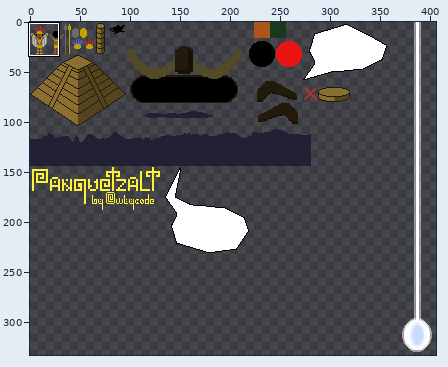
A sprite sheet gets an edit: Assets/spritesheet.png. The first picture is a wide view before the edit; the outline marks the close-up.
Close-up. Before the edit:
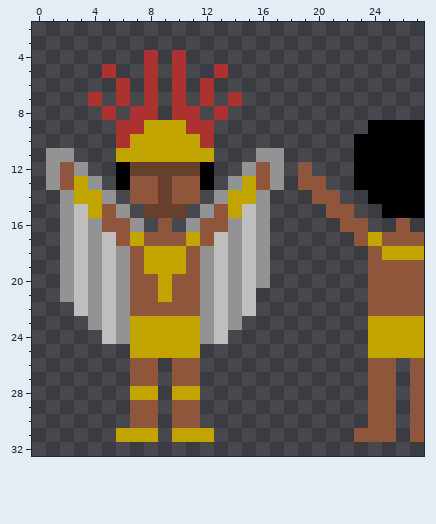
The file is 410x333 pixels. Colours within 5 levels of each other are drawn and written as one. Shown: x 0..27, y 2..32. The wide view leaves out empty margins.
Now the later version:
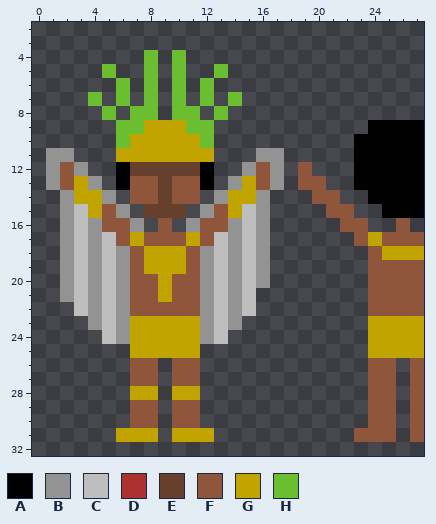
Palette (. is transparent): A #000000  B #939393  C #bebebe  D #ac3232  E #663f2d  F #8f563b  G #c2a400  H #6abe30
From old to new:
{"y":4,"x":8,"old":"D","new":"H"}
{"y":4,"x":10,"old":"D","new":"H"}
{"y":5,"x":5,"old":"D","new":"H"}
{"y":5,"x":8,"old":"D","new":"H"}
{"y":5,"x":10,"old":"D","new":"H"}
{"y":5,"x":13,"old":"D","new":"H"}
{"y":6,"x":6,"old":"D","new":"H"}
{"y":6,"x":8,"old":"D","new":"H"}
{"y":6,"x":10,"old":"D","new":"H"}
{"y":6,"x":12,"old":"D","new":"H"}
{"y":7,"x":4,"old":"D","new":"H"}
{"y":7,"x":6,"old":"D","new":"H"}
{"y":7,"x":8,"old":"D","new":"H"}
{"y":7,"x":10,"old":"D","new":"H"}
{"y":7,"x":12,"old":"D","new":"H"}
{"y":7,"x":14,"old":"D","new":"H"}
{"y":8,"x":5,"old":"D","new":"H"}
{"y":8,"x":7,"old":"DD","new":"HH"}
{"y":8,"x":10,"old":"DD","new":"HH"}
{"y":8,"x":13,"old":"D","new":"H"}
{"y":9,"x":6,"old":"DD","new":"HH"}
{"y":9,"x":11,"old":"DD","new":"HH"}
{"y":10,"x":6,"old":"D","new":"H"}
{"y":10,"x":12,"old":"D","new":"H"}
